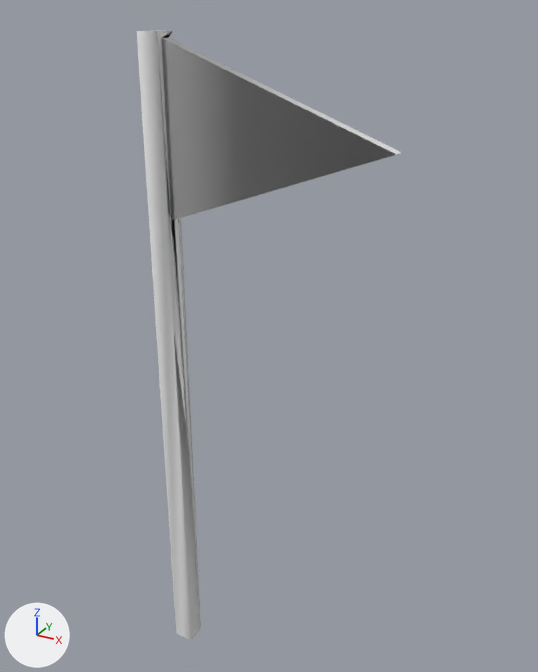
The OBJ model 3d/mini-golf/Flag_blue_01.obj, before and after one commit.
Before and after are seen from a camera (50 mm lens) standing at (3.99, -5.08, 6.46) and looking at (1.0, 0.35, 3.75). Lighting does not change. The marker at lower left points along +X, +Y and +Z. Where no turn or scale is listed for an object, it has been applied to the vertices.

In view in the first picture: 'Flag_blue_01'.
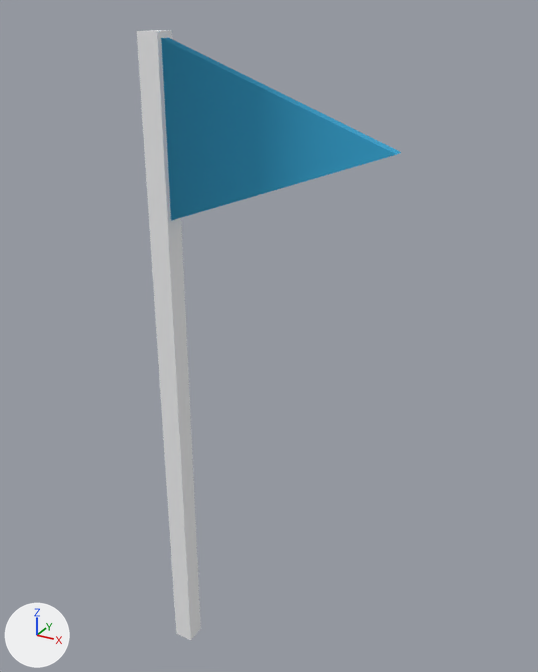
What changed in the scene script:
```text
Change mat_blue:
    mat_blue.base_color: (0.8, 0.8, 0.8) -> (0.0275, 0.4, 0.694)  # white #e7e7e7 -> cyan #2eaad9
Change me_flag_blue_01:
    where me_flag_blue_01.from_pydata(...)  # 14 vertices, 18 faces; spans x 0.0..2.2, y 0.0..0.2, z 0.0..6.3
    used by ob_flag_blue_01; location = (0.0, 0.0, 0.0)
    me_flag_blue_01 part 1: 7 faces spanning x 0.0..0.2, y 0.0..0.2, z 0.0..6.3 switch from mat_backcolor (white #e7e7e7) to mat_grey (white #f4f5f6)
    me_flag_blue_01 part 2: 1 face spanning x 0.2..2.2, y 0.05..0.15, z 5.52..6.25 switches from mat_backcolor (white #e7e7e7) to mat_blue (cyan #2eaad9)
```

Location of each change, (x1, y1, x2, y2) in pixels of the pictures (538 x 672 px):
'Flag_blue_01', recoloured, surface changed
    both: (137, 30, 401, 640)
part 1 of me_flag_blue_01, recoloured
    both: (157, 31, 201, 621)
part 2 of me_flag_blue_01, recoloured
    both: (162, 38, 401, 154)
